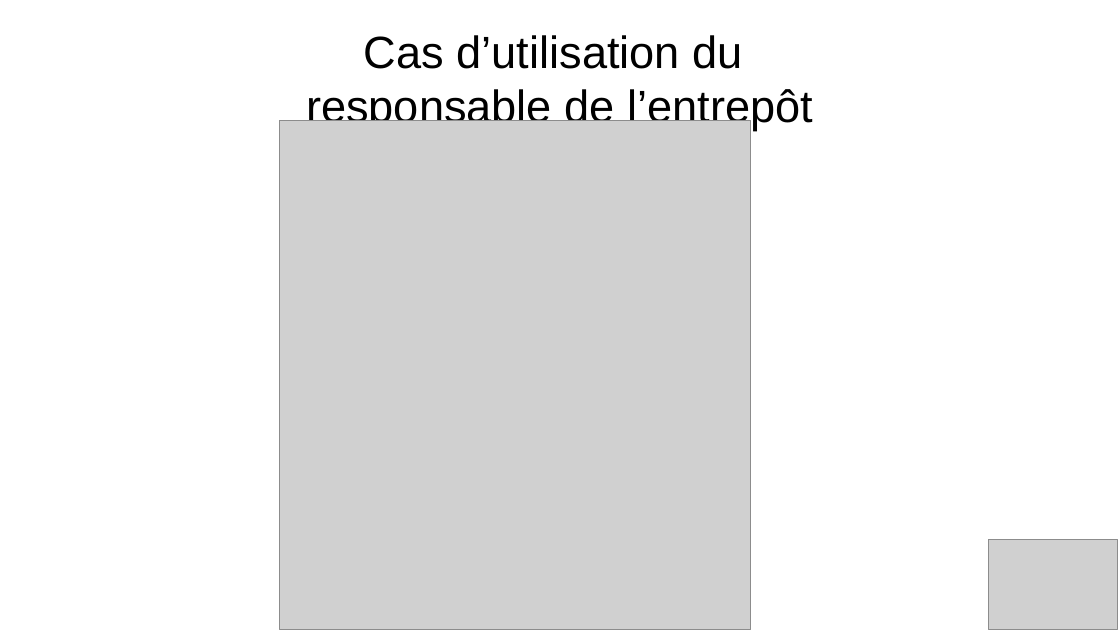
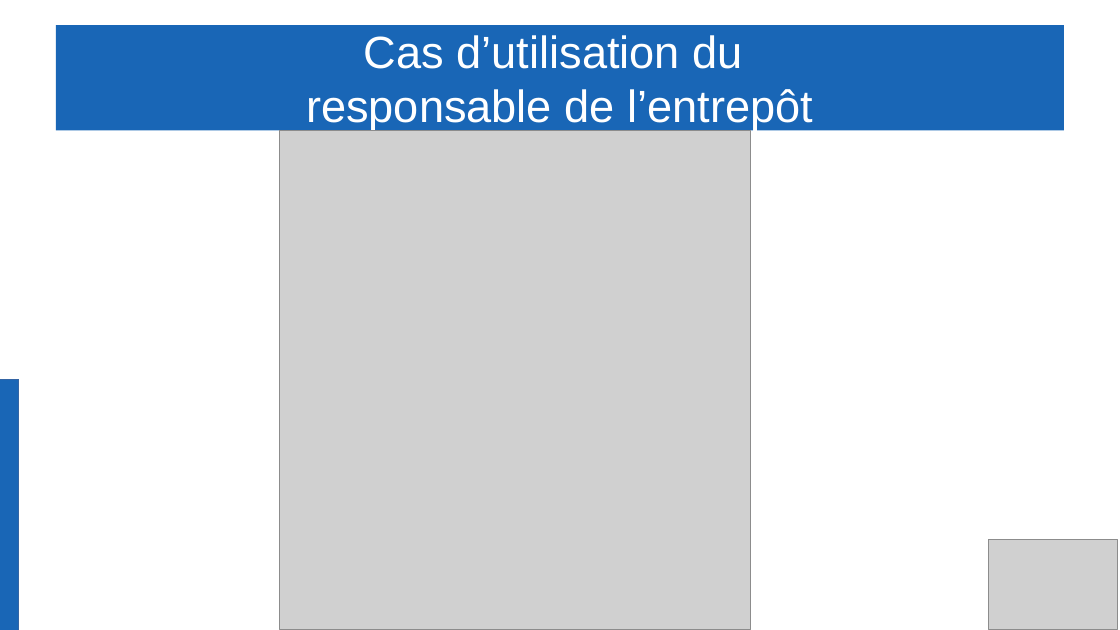
Before and after one commit to Gabin221/Tracking-BLE-documents, a slide deck: slide 6 of Revues/Revues1/presentation_yahya_andrea_gabin.odp. Drawn at 1120x630 pixels with LibreOffice and Linux fonts; fonts in the diff are those of the drawing; grey boxes stand for pictures. Boxes give left, top, right and bottom in pixels: in the first picture for what was removed or moved away, otherwise in the second. Text is boxed around its words. In the diff, an @@ line names an element or a change of style, - is before the commit and + after.

```diff
--- a/Revues/Revues1/presentation_yahya_andrea_gabin.odp
+++ b/Revues/Revues1/presentation_yahya_andrea_gabin.odp
@@ title "Cas d’utilisation du responsable de ...": place and size @@
-title "Cas d’utilisation du responsable de ..." at <box>306,35,813,131</box>
+title "Cas d’utilisation du responsable de ..." at <box>56,25,1064,131</box>
@@ title "Cas d’utilisation du responsable de ..." at <box>56,25,1064,131</box>: text colour #000000 to #FFFFFF; fill none to #1966B6 @@
@@ picture: place and size @@
-picture at <box>281,121,752,630</box>
+picture at <box>281,130,752,630</box>
@@ rectangle added at <box>0,380,19,630</box>, fill #1966B6, outline #3465A4 0 pt @@
```
Also in this commit, not shown: 22 other slides changed, 1 other file.
